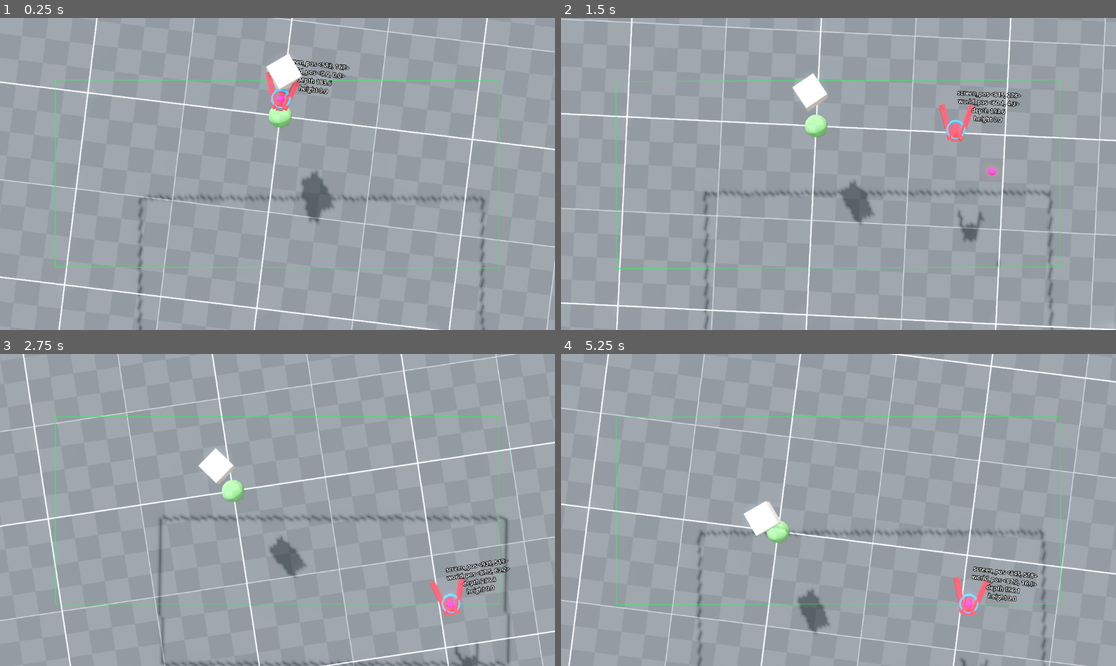
Above: before the commit, frames 1-4 (two rows, left to right).
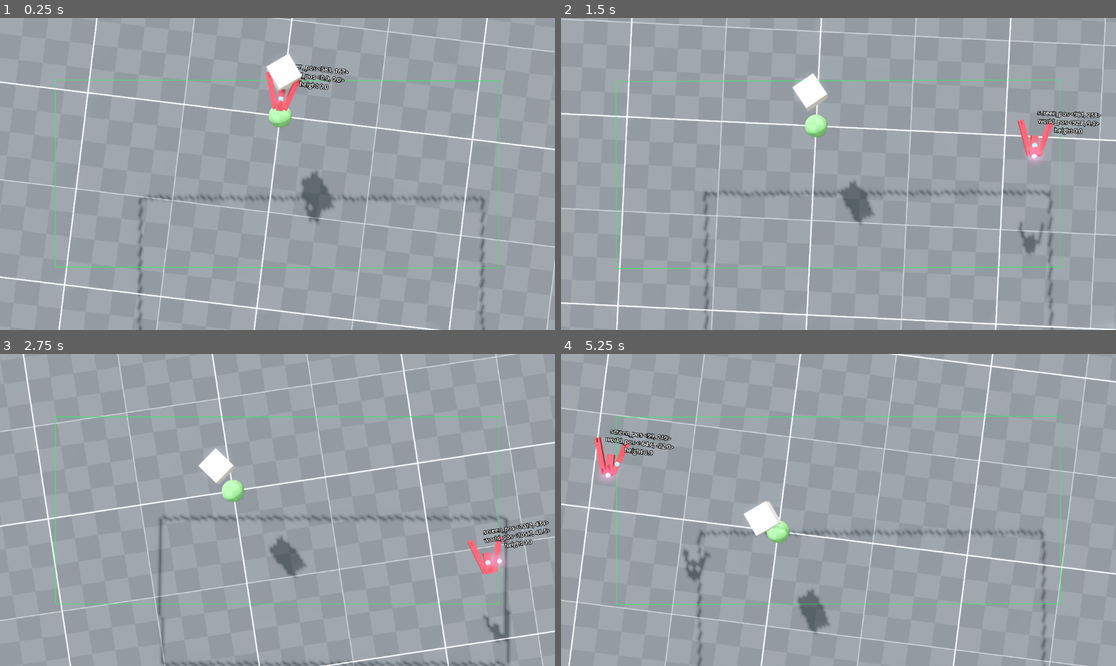
Above: after the commit, the same moments.

Repository: ioxu/star
Game: Godot game, scene res://globals/game.tscn
Same seed, same stepped clock (60 frames per second), same inputs: the game is played once before the commit and once after it.
Inputs:
- Up to frame 1 (0.25 s): no input
- Up to frame 2 (1.5 s): hold Right (ui_right) 0.53-1.28 s; hold Down (ui_down) from 1.28 s (still down)
- Up to frame 3 (2.75 s): release Down (ui_down) at 2.03 s; hold Right (ui_right) from 2.03 s (still down)
- Up to frame 4 (5.25 s): release Right (ui_right) at 2.78 s; hold Up (ui_up) 2.78-3.53 s; hold Left (ui_left) 3.53-5.03 s; hold Down (ui_down) from 5.03 s (still down)

The runs differ from the first frame. In frame 1, 0.7% of the frame differs, in the area x 48-63%, y 13-62%; in frame 2, 2.0%, in the area x 68-98%, y 23-80%; in frame 3, 1.8%; in frame 4, 1.9%.

Commit message:
changing to move_and_slide()

Diff:
--- a/assets/player/player.tscn
+++ b/assets/player/player.tscn
@@ -26,25 +26,23 @@
 emission = Color(1, 0.5678192, 0.31320786, 1)
 emission_energy_multiplier = 10.0
 
-[sub_resource type="TorusMesh" id="TorusMesh_h6syq"]
-inner_radius = 0.987
-outer_radius = 1.38
-rings = 16
-ring_segments = 12
-
-[sub_resource type="StandardMaterial3D" id="StandardMaterial3D_d5dr7"]
-albedo_color = Color(0.056699984, 0.30513003, 0.63, 1)
-emission_enabled = true
-emission = Color(0.004839932, 0.31814653, 0.70818675, 1)
-
 [sub_resource type="SphereMesh" id="SphereMesh_v2miy"]
 height = 0.5
 radial_segments = 16
 rings = 16
 is_hemisphere = true
 
+[sub_resource type="StandardMaterial3D" id="StandardMaterial3D_h6syq"]
+albedo_color = Color(0.8670587, 0.28332242, 0.6262866, 1)
+emission_enabled = true
+emission = Color(0.8666667, 0.28235295, 0.627451, 1)
+emission_energy_multiplier = 2.0
+
 [sub_resource type="StandardMaterial3D" id="StandardMaterial3D_ouxva"]
-albedo_color = Color(0.86065817, 0, 0.35547403, 1)
+albedo_color = Color(0.22648606, 0.6072506, 0.63138264, 1)
+emission_enabled = true
+emission = Color(0.1197, 0.604485, 0.63, 1)
+emission_energy_multiplier = 2.0
 
 [node name="Player" type="CharacterBody3D"]
 script = ExtResource("1_h6syq")
@@ -135,13 +133,13 @@
 pixel_size = 0.075
 text = "label 3d"
 
-[node name="screen_pos_indicator" type="MeshInstance3D" parent="."]
-transform = Transform3D(3, 0, 0, 0, 3, 0, 0, 0, 3, 0, 0, 0)
-mesh = SubResource("TorusMesh_h6syq")
-surface_material_override/0 = SubResource("StandardMaterial3D_d5dr7")
+[node name="target_velocity_indicator" type="MeshInstance3D" parent="."]
+transform = Transform3D(2, 0, 0, 0, 2, 0, 0, 0, 2, 0, 0, 0)
+mesh = SubResource("SphereMesh_v2miy")
+surface_material_override/0 = SubResource("StandardMaterial3D_h6syq")
 
-[node name="desired_position_indicator" type="MeshInstance3D" parent="."]
-transform = Transform3D(3, 0, 0, 0, 3, 0, 0, 0, 3, 0, 0, 0)
+[node name="nearest3" type="MeshInstance3D" parent="."]
+transform = Transform3D(2, 0, 0, 0, 2, 0, 0, 0, 2, 0, 0, 0)
 mesh = SubResource("SphereMesh_v2miy")
 surface_material_override/0 = SubResource("StandardMaterial3D_ouxva")
 
--- a/assets/player/player_controller.gd
+++ b/assets/player/player_controller.gd
@@ -2,12 +2,17 @@
 
 @export var camera : Camera3D
 
-var MAX_SPEED = 100.0
-
+var MAX_SPEED = 120.0
+
+#-- move
 var pos_spring = HarmonicMotion.Spring3.new( 60.0, 20.0 )   #Spring2( 80.0, 10.0 )
 var desired_position := Vector3.ZERO
-
 var action_plane = Plane(Vector3.UP, Vector3.ZERO) # used for returning objects to the main plane of action
+
+var target_velocity := Vector3.ZERO
+var friction := 0.02
+var acceleration := 600
+var ms_collided := false
 
 #-- screen bounds
 var screen_pos : Vector2
@@ -52,66 +57,14 @@
 
 	#-- limit against camera frustum
 	var vp_size = Vector2(get_viewport().size)
-	# position on screen
+
 	screen_pos = camera.unproject_position( self.global_position )
-	#var depth = (camera.global_position - self.global_position).length()
-	var depth = camera.global_position.distance_to( self.global_position )
-	# limits projected to world
-	#var s_min = camera.project_position( vp_size * frustum_limit_margin, depth)
-	#var s_max = camera.project_position( vp_size * (Vector2.ONE - frustum_limit_margin), depth)
-	# test and bound
-	#if self.global_position.x < s_min.x:
-		#desired_position.x = s_min.x + 5.0 # should be by the error
-	#if self.global_position.z < s_min.z:
-		#desired_position.z = s_min.z + 5.0 # should be by the error
-	#if self.global_position.x > s_max.x:
-		#desired_position.x = s_max.x - 5.0 # should be by the error
-	#if self.global_position.z > s_max.z:
-		#desired_position.z = s_max.z - 5.0 # should be by the error
-
-	#var s_tl = camera.project_position( vp_size * frustum_limit_margin, depth*1)
-	#var s_tr = camera.project_position( vp_size * Vector2(1.0 - frustum_limit_margin.x , frustum_limit_margin.y), depth*1)
-	#var s_br = camera.project_position(  vp_size * (Vector2.ONE - frustum_limit_margin), depth*1)
-	#var s_bl = camera.project_position( vp_size * Vector2(frustum_limit_margin.x, 1.0-frustum_limit_margin.y), depth*1)
-#
-	#var frustum_planes : Array[Plane] = camera.get_frustum() # near, far, left, top, right, bottom
-
-	## clamp to frustum_limit_margin (is screen pixels)
-	#
-	#var smin = vp_size * frustum_limit_margin
-	#var smax = vp_size * (Vector2.ONE - frustum_limit_margin)
-	#if screen_pos.x < smin.x or screen_pos.x > smax.x or screen_pos.y < smin.y or screen_pos.y > smax.y:
-		#print("out of bounds: %0.0v -- %0.0v -- %0.0v"%[screen_pos, smin, smax] )
-		#
-		#var error := Vector2.ZERO
-		#if screen_pos.x < smin.x:
-			#error.x = smin.x - screen_pos.x
-		#elif screen_pos.x > smax.x:
-			#error.x = smax.x - screen_pos.x
-		#if screen_pos.y < smin.y:
-			#error.y = smin.y - screen_pos.y
-		#elif screen_pos.y > smax.y:
-			#error.y = smax.y - screen_pos.y
-		#
-		##screen_pos = clamp(screen_pos, vp_size * frustum_limit_margin, vp_size * (Vector2.ONE - frustum_limit_margin) )
-		##screen_pos.clamp(vp_size * frustum_limit_margin, vp_size * (Vector2.ONE - frustum_limit_margin) )
-		#screen_pos = screen_pos.clamp(vp_size * frustum_limit_margin, vp_size * (Vector2.ONE - frustum_limit_margin) ) + error
-		#print("clamped: %0.0v"%screen_pos)
-		#
-		#### calc error
-		##print("error %0.1v"%error)
-		##screen_pos += (error*5)
-		#
-		##calc screen_pos_depth
-		#var action_plane = Plane(Vector3.UP, Vector3.ZERO)
-		##var screen_pos_depth = camera.global_position.distance_to( action_plane.intersects_ray(camera.global_position, camera.project_ray_normal( screen_pos ) ) )
-		#depth = camera.global_position.distance_to( action_plane.intersects_ray(camera.global_position, camera.project_ray_normal( screen_pos ).normalized() ) )
-		#
-		##desired_position = camera.project_position( screen_pos, depth)
-		#desired_position = camera.project_position( screen_pos, depth)
-		##desired_position.y = 0.0
-		#print("desired_position.y %0.1f"%desired_position.y)
-	##print("%0.2v -- %0.2v -- %0.2v"%[screen_pos, vp_size * frustum_limit_margin, vp_size * (Vector2.ONE - frustum_limit_margin)] )
+
+	target_velocity = direction * MAX_SPEED
+	velocity = velocity.move_toward( target_velocity, acceleration * delta )
+	velocity = velocity.move_toward( Vector3.ZERO, friction * 1000 * delta )
+	$target_velocity_indicator.position = (target_velocity / MAX_SPEED) * 4.5
+
 
 	# TODO - move to class scope object that only gets updated on signal from screen resolution change
 	var screen_points := [
@@ -145,49 +98,37 @@
 
 	#print(poly)
 
-	# in world polygon?
+	# in world polygon? ----------------------------------------------------------------------------
 	var pos2d = Vector2( self.global_position.x, self.global_position.z )
 	if Geometry2D.is_point_in_polygon( pos2d, poly):
-		$screen_pos_indicator.global_position = self.global_position
-
+		pass
 	else:
 		# outside?
 		# move to closest point on polygon
 		print("OUT OF BOUNDS")
 
 		var nearest := _closest_point_on_polygon( pos2d, poly )
-		$screen_pos_indicator.global_position = Vector3( nearest.x, 0.0, nearest.y )
 
 		var nearest3 = Vector3( nearest.x, 0.0, nearest.y )
-		desired_position = nearest3
-		self.global_position = nearest3
-		$desired_position_indicator.global_position = desired_position
-
-
-	#desired_position = camera.project_position( screen_pos, depth*1)
-
-	pos_spring.target = desired_position
-	$desired_position_indicator.global_position = desired_position
-	self.global_position = pos_spring.tick( delta, self.position )
-
-
-	$Label3D.text = "screen_pos <%d, %d>\nworld_pos <%0.1f, %0.1f>\ndepth %0.1f\nheight %0.1f"%[screen_pos.x, screen_pos.y, global_position.x, global_position.z, depth, self.global_position.y]
+		$nearest3.global_position = nearest3
+		velocity += position.direction_to( nearest3 ) * 1000.0 * delta
+	# ----------------------------------------------------------------------------------------------
+
 
 	#pos_spring.target = desired_position
 	#$desired_position_indicator.global_position = desired_position
 	#self.global_position = pos_spring.tick( delta, self.position )
 
 
-
-	# draw frustum limit margin
-	#immediate_mesh.clear_surfaces()
-	#immediate_mesh.surface_begin(Mesh.PRIMITIVE_LINE_STRIP)
-	#immediate_mesh.surface_add_vertex(camera.project_position( vp_size * frustum_limit_margin, depth*1))
-	#immediate_mesh.surface_add_vertex(camera.project_position( vp_size * Vector2(1.0 - frustum_limit_margin.x , frustum_limit_margin.y), depth*1))
-	#immediate_mesh.surface_add_vertex(camera.project_position( vp_size * (Vector2.ONE - frustum_limit_margin), depth*1))
-	#immediate_mesh.surface_add_vertex(camera.project_position( vp_size * Vector2(frustum_limit_margin.x, 1.0-frustum_limit_margin.y), depth*1))
-	#immediate_mesh.surface_add_vertex(camera.project_position( vp_size * frustum_limit_margin, depth*1))
-	#immediate_mesh.surface_end()
+	#-- move
+	set_velocity( velocity )
+	set_up_direction(Vector3.UP)
+	ms_collided = move_and_slide()
+
+	self.global_position.y = 0
+
+
+	$Label3D.text = "screen_pos <%d, %d>\nworld_pos <%0.1f, %0.1f>\nheight %0.1f"%[screen_pos.x, screen_pos.y, global_position.x, global_position.z, self.global_position.y]
 
 	immediate_mesh.clear_surfaces()
 	immediate_mesh.surface_begin(Mesh.PRIMITIVE_LINE_STRIP)
Not shown: 1 places in assets/player/player.tscn that only renumber resources
Not shown, changed: .gitignore
